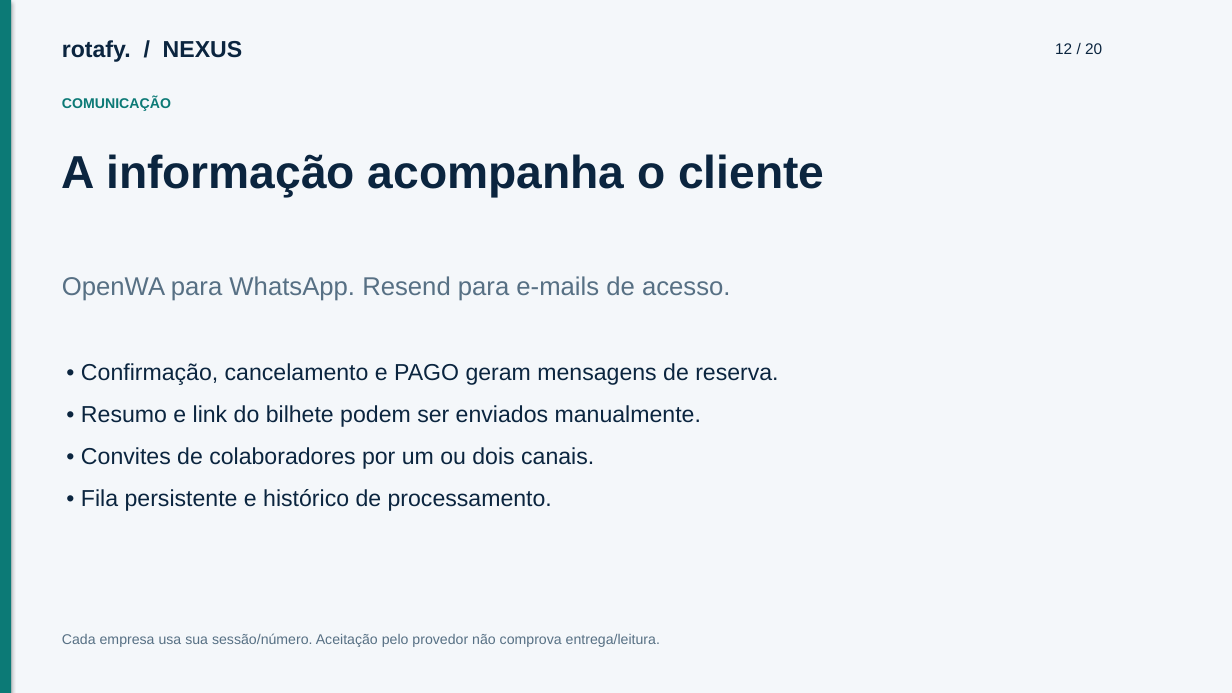
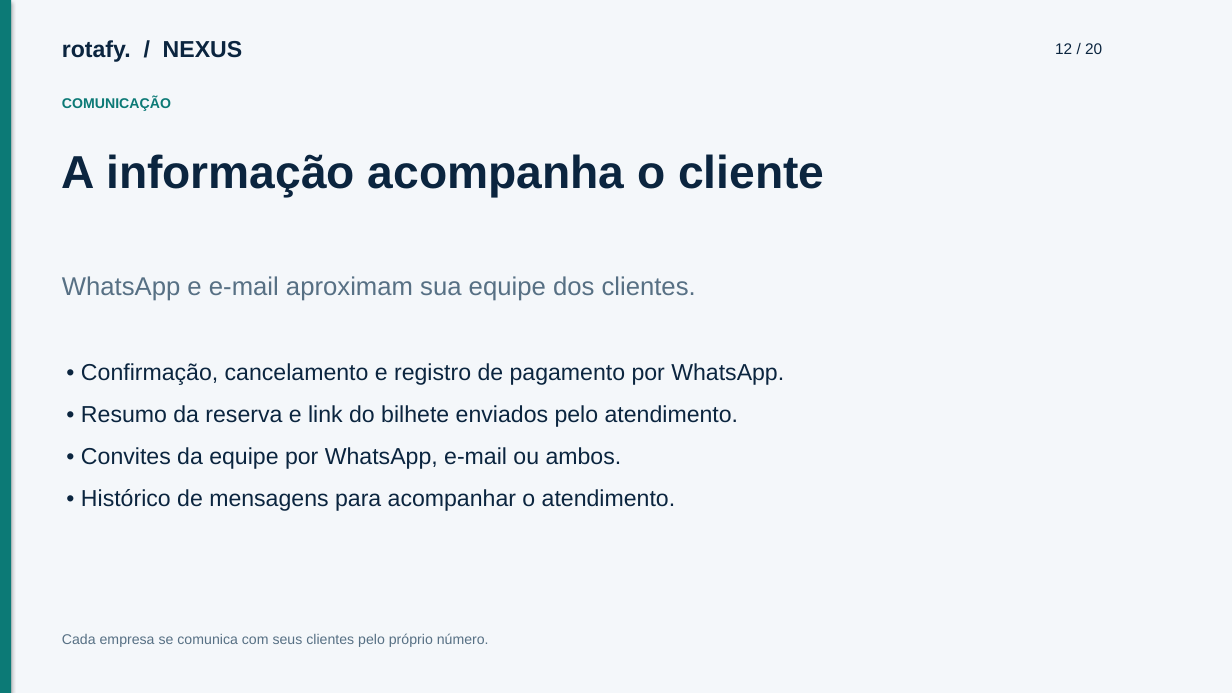
Before and after one commit to cfartes/rotafy, a slide deck: slide 12 of frontend/public/documentacao/apresentacao.pptx. Drawn at 1232x693 pixels with LibreOffice and Linux fonts; fonts in the diff are those of the drawing. Boxes give left, top, right and bottom in pixels: in the first picture for what was removed or moved away, otherwise in the second. Text is boxed around its words. In the diff, an @@ line names an element or a change of style, - is before the commit and + after.

```diff
--- a/frontend/public/documentacao/apresentacao.pptx
+++ b/frontend/public/documentacao/apresentacao.pptx
@@ text at (x1=62, y1=276, x2=696, y2=301): text changed @@
-OpenWA para WhatsApp. Resend para e-mails de acesso.
+WhatsApp e e-mail aproximam sua equipe dos clientes.
@@ text at (x1=81, y1=363, x2=784, y2=511): text changed @@
-• Confirmação, cancelamento e PAGO geram mensagens de reserva.
-• Resumo e link do bilhete podem ser enviados manualmente.
-• Convites de colaboradores por um ou dois canais.
-• Fila persistente e histórico de processamento.
+• Confirmação, cancelamento e registro de pagamento por WhatsApp.
+• Resumo da reserva e link do bilhete enviados pelo atendimento.
+• Convites da equipe por WhatsApp, e-mail ou ambos.
+• Histórico de mensagens para acompanhar o atendimento.
@@ text at (x1=62, y1=633, x2=489, y2=647): text changed @@
-Cada empresa usa sua sessão/número. Aceitação pelo provedor não comprova entrega/leitura.
+Cada empresa se comunica com seus clientes pelo próprio número.
```
Also in this commit, not shown: 6 other slides changed, 10 other files.
